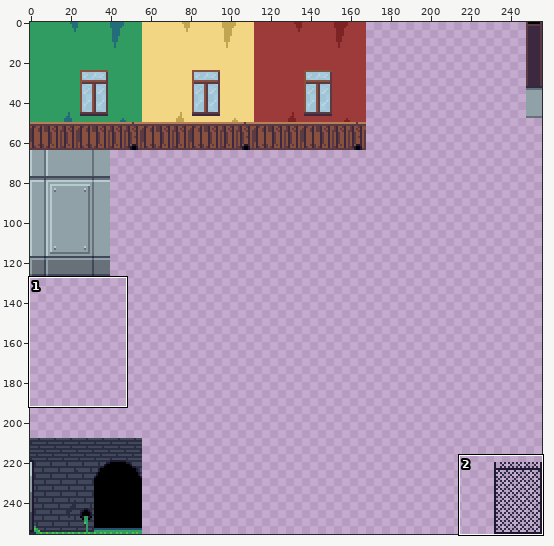
Pixel-art file, stored at Assets/Tileset/Rooms.ase. Above: a wide view before the commit, with the close-up outlined.
Close-up. Before the commit:
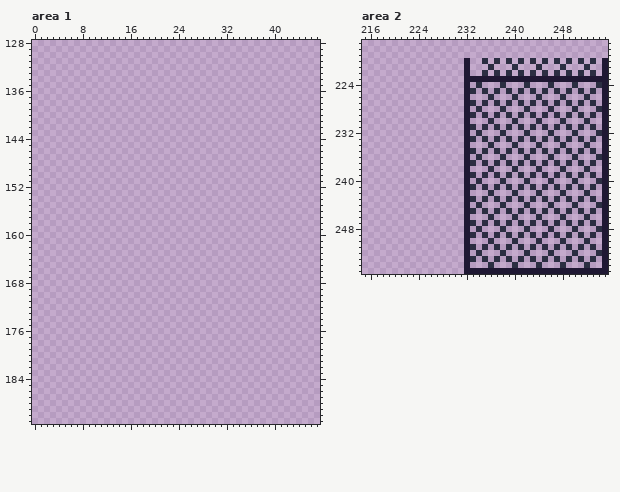
256x256 pixels, 1 frame. Shown: area 1: x 0..47, y 128..191; area 2: x 215..255, y 217..255. The commit also changed other parts of the picture, which this record leaves out.
Once edited:
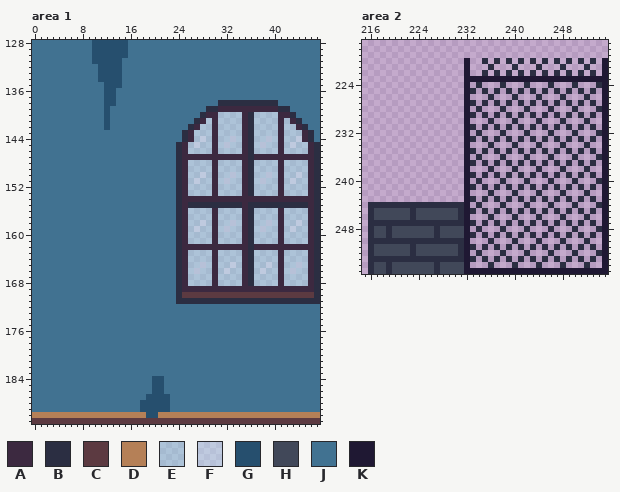
Palette (. is transparent): A #3c2940  B #2b2e42  C #5c3a41  D #b58057  E #88ebeb61  F #b8fdff61  G #264f6e  H #414859  J #417291  K #1f1833
Difference:
--- area 1, layers "Windows", "Walls"
@@ x 0..47 @@
-128 ................................................
-129 ................................................
-130 ................................................
-131 ................................................
-132 ................................................
-133 ................................................
-134 ................................................
-135 ................................................
-136 ................................................
-137 ................................................
-138 ................................................
-139 ................................................
-140 ................................................
-141 ................................................
-142 ................................................
-143 ................................................
-144 ................................................
-145 ................................................
-146 ................................................
-147 ................................................
-148 ................................................
-149 ................................................
-150 ................................................
-151 ................................................
-152 ................................................
-153 ................................................
-154 ................................................
-155 ................................................
-156 ................................................
-157 ................................................
-158 ................................................
-159 ................................................
-160 ................................................
-161 ................................................
-162 ................................................
-163 ................................................
-164 ................................................
-165 ................................................
-166 ................................................
-167 ................................................
-168 ................................................
-169 ................................................
-170 ................................................
-171 ................................................
-172 ................................................
-173 ................................................
-174 ................................................
-175 ................................................
-176 ................................................
-177 ................................................
-178 ................................................
-179 ................................................
-180 ................................................
-181 ................................................
-182 ................................................
-183 ................................................
-184 ................................................
-185 ................................................
-186 ................................................
-187 ................................................
-188 ................................................
-189 ................................................
-190 ................................................
-191 ................................................
+128 JJJJJJJJJJGGGGGGJJJJJJJJJJJJJJJJJJJJJJJJJJJJJJJJ
+129 JJJJJJJJJJGGGGGGJJJJJJJJJJJJJJJJJJJJJJJJJJJJJJJJ
+130 JJJJJJJJJJGGGGGGJJJJJJJJJJJJJJJJJJJJJJJJJJJJJJJJ
+131 JJJJJJJJJJGGGGGJJJJJJJJJJJJJJJJJJJJJJJJJJJJJJJJJ
+132 JJJJJJJJJJJGGGGJJJJJJJJJJJJJJJJJJJJJJJJJJJJJJJJJ
+133 JJJJJJJJJJJGGGGJJJJJJJJJJJJJJJJJJJJJJJJJJJJJJJJJ
+134 JJJJJJJJJJJGGGGJJJJJJJJJJJJJJJJJJJJJJJJJJJJJJJJJ
+135 JJJJJJJJJJJJGGGJJJJJJJJJJJJJJJJJJJJJJJJJJJJJJJJJ
+136 JJJJJJJJJJJJGGJJJJJJJJJJJJJJJJJJJJJJJJJJJJJJJJJJ
+137 JJJJJJJJJJJJGGJJJJJJJJJJJJJJJJJJJJJJJJJJJJJJJJJJ
+138 JJJJJJJJJJJJGGJJJJJJJJJJJJJJJJJBBBBBBBBBBJJJJJJJ
+139 JJJJJJJJJJJJGJJJJJJJJJJJJJJJJBBAAAAAAAAAABBJJJJJ
+140 JJJJJJJJJJJJGJJJJJJJJJJJJJJJBAAEEEEABEEEEAABJJJJ
+141 JJJJJJJJJJJJGJJJJJJJJJJJJJJBAEAEEEEABEEEEAEABJJJ
+142 JJJJJJJJJJJJGJJJJJJJJJJJJJBAEEAEEEEABEEEEAEEABJJ
+143 JJJJJJJJJJJJJJJJJJJJJJJJJBAEEEAEEEEABEEEEAEEEABJ
+144 JJJJJJJJJJJJJJJJJJJJJJJJJBAEFEAEEFEABEEFEAEEFABJ
+145 JJJJJJJJJJJJJJJJJJJJJJJJBAEFEEAEFEEABEFEEAEFEEAB
+146 JJJJJJJJJJJJJJJJJJJJJJJJBAEEEEAEEEEABEEEEAEEEEAB
+147 JJJJJJJJJJJJJJJJJJJJJJJJBAAAAAAAAAAABAAAAAAAAAAB
+148 JJJJJJJJJJJJJJJJJJJJJJJJBAEEEEAEEEEABEEEEAEEEEAB
+149 JJJJJJJJJJJJJJJJJJJJJJJJBAEEEEAEEEEABEEEEAEEEEAB
+150 JJJJJJJJJJJJJJJJJJJJJJJJBAEEFEAEEFEABEEFEAEEFEAB
+151 JJJJJJJJJJJJJJJJJJJJJJJJBAEFEEAEFEEABEFEEAEFEEAB
+152 JJJJJJJJJJJJJJJJJJJJJJJJBAEEEEAEEEEABEEEEAEEEEAB
+153 JJJJJJJJJJJJJJJJJJJJJJJJBAEEEEAEEEEABEEEEAEEEEAB
+154 JJJJJJJJJJJJJJJJJJJJJJJJBAAAAAAAAAAAAAAAAAAAAAAB
+155 JJJJJJJJJJJJJJJJJJJJJJJJBABBBBBBBBBABBBBBBBBBBAB
+156 JJJJJJJJJJJJJJJJJJJJJJJJBAEEEEAEEEEABEEEEAEEEEAB
+157 JJJJJJJJJJJJJJJJJJJJJJJJBAEEEEAEEEEABEEEEAEEEEAB
+158 JJJJJJJJJJJJJJJJJJJJJJJJBAEEFEAEEFEABEEFEAEEFEAB
+159 JJJJJJJJJJJJJJJJJJJJJJJJBAEFEEAEFEEABEFEEAEFEEAB
+160 JJJJJJJJJJJJJJJJJJJJJJJJBAEEEEAEEEEABEEEEAEEEEAB
+161 JJJJJJJJJJJJJJJJJJJJJJJJBAEEEEAEEEEABEEEEAEEEEAB
+162 JJJJJJJJJJJJJJJJJJJJJJJJBAAAAAAAAAAABAAAAAAAAAAB
+163 JJJJJJJJJJJJJJJJJJJJJJJJBAEEEEAEEEEABEEEEAEEEEAB
+164 JJJJJJJJJJJJJJJJJJJJJJJJBAEEEEAEEEEABEEEEAEEEEAB
+165 JJJJJJJJJJJJJJJJJJJJJJJJBAEEFEAEEFEABEEFEAEEFEAB
+166 JJJJJJJJJJJJJJJJJJJJJJJJBAEFEEAEFEEABEFEEAEFEEAB
+167 JJJJJJJJJJJJJJJJJJJJJJJJBAEEEEAEEEEABEEEEAEEEEAB
+168 JJJJJJJJJJJJJJJJJJJJJJJJBAEEEEAEEEEABEEEEAEEEEAB
+169 JJJJJJJJJJJJJJJJJJJJJJJJBAAAAAAAAAAAAAAAAAAAAAAB
+170 JJJJJJJJJJJJJJJJJJJJJJJJBCCCCCCCCCCCCCCCCCCCCCCB
+171 JJJJJJJJJJJJJJJJJJJJJJJJBBBBBBBBBBBBBBBBBBBBBBBB
+172 JJJJJJJJJJJJJJJJJJJJJJJJJJJJJJJJJJJJJJJJJJJJJJJJ
+173 JJJJJJJJJJJJJJJJJJJJJJJJJJJJJJJJJJJJJJJJJJJJJJJJ
+174 JJJJJJJJJJJJJJJJJJJJJJJJJJJJJJJJJJJJJJJJJJJJJJJJ
+175 JJJJJJJJJJJJJJJJJJJJJJJJJJJJJJJJJJJJJJJJJJJJJJJJ
+176 JJJJJJJJJJJJJJJJJJJJJJJJJJJJJJJJJJJJJJJJJJJJJJJJ
+177 JJJJJJJJJJJJJJJJJJJJJJJJJJJJJJJJJJJJJJJJJJJJJJJJ
+178 JJJJJJJJJJJJJJJJJJJJJJJJJJJJJJJJJJJJJJJJJJJJJJJJ
+179 JJJJJJJJJJJJJJJJJJJJJJJJJJJJJJJJJJJJJJJJJJJJJJJJ
+180 JJJJJJJJJJJJJJJJJJJJJJJJJJJJJJJJJJJJJJJJJJJJJJJJ
+181 JJJJJJJJJJJJJJJJJJJJJJJJJJJJJJJJJJJJJJJJJJJJJJJJ
+182 JJJJJJJJJJJJJJJJJJJJJJJJJJJJJJJJJJJJJJJJJJJJJJJJ
+183 JJJJJJJJJJJJJJJJJJJJJJJJJJJJJJJJJJJJJJJJJJJJJJJJ
+184 JJJJJJJJJJJJJJJJJJJJGGJJJJJJJJJJJJJJJJJJJJJJJJJJ
+185 JJJJJJJJJJJJJJJJJJJJGGJJJJJJJJJJJJJJJJJJJJJJJJJJ
+186 JJJJJJJJJJJJJJJJJJJJGGJJJJJJJJJJJJJJJJJJJJJJJJJJ
+187 JJJJJJJJJJJJJJJJJJJGGGGJJJJJJJJJJJJJJJJJJJJJJJJJ
+188 JJJJJJJJJJJJJJJJJJGGGGGJJJJJJJJJJJJJJJJJJJJJJJJJ
+189 JJJJJJJJJJJJJJJJJJGGGGGJJJJJJJJJJJJJJJJJJJJJJJJJ
+190 DDDDDDDDDDDDDDDDDDDGGDDDDDDDDDDDDDDDDDDDDDDDDDDD
+191 CCCCCCCCCCCCCCCCCCCCCCCCCCCCCCCCCCCCCCCCCCCCCCCC
--- area 2, layer "Walls"
@@ x 215..233 @@
 243 .................KB
-244 .................K.
-245 .................KB
-246 .................K.
-247 .................KB
-248 .................K.
-249 .................KB
-250 .................K.
-251 .................KB
-252 .................K.
-253 .................KB
-254 .................K.
-255 .................KK
+244 .BBBBBBBBBBBBBBBBK.
+245 .BHHHHHHBHHHHHHHBKB
+246 .BHHHHHHBHHHHHHHBK.
+247 .BBBBBBBBBBBBBBBBKB
+248 .BHHBHHHHHHHBHHHHK.
+249 .BHHBHHHHHHHBHHHHKB
+250 .BBBBBBBBBBBBBBBBK.
+251 .BHHHHHHBHHHHHHHBKB
+252 .BHHHHHHBHHHHHHHBK.
+253 .BBBBBBBBBBBBBBBBKB
+254 .BHHBHHHHHHHBHHHHK.
+255 .BHHBHHHHHHHBHHHHKK
